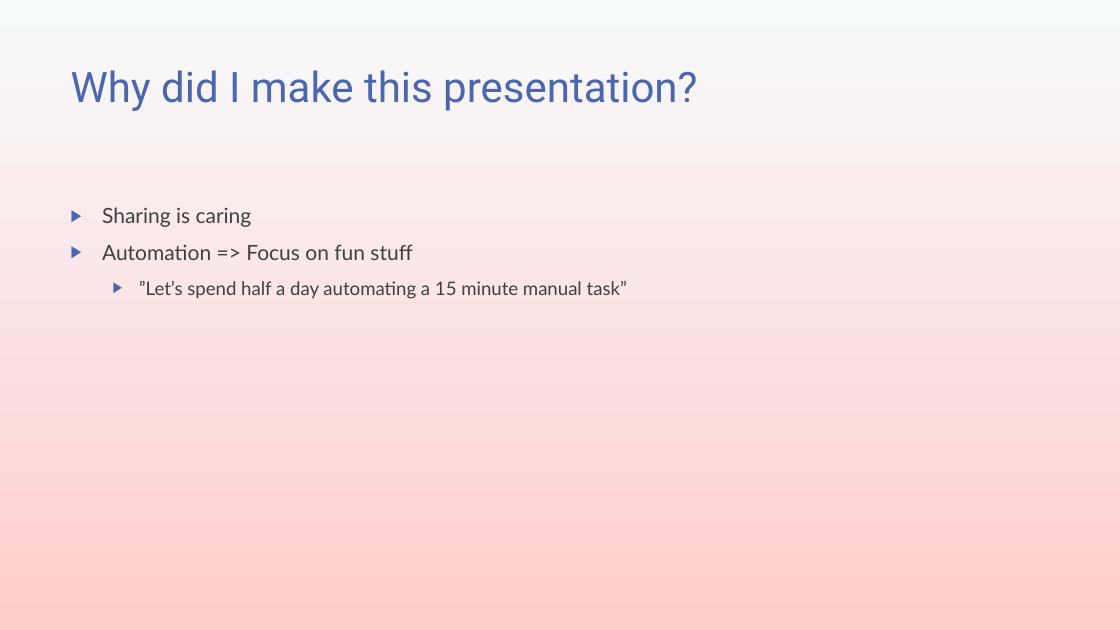
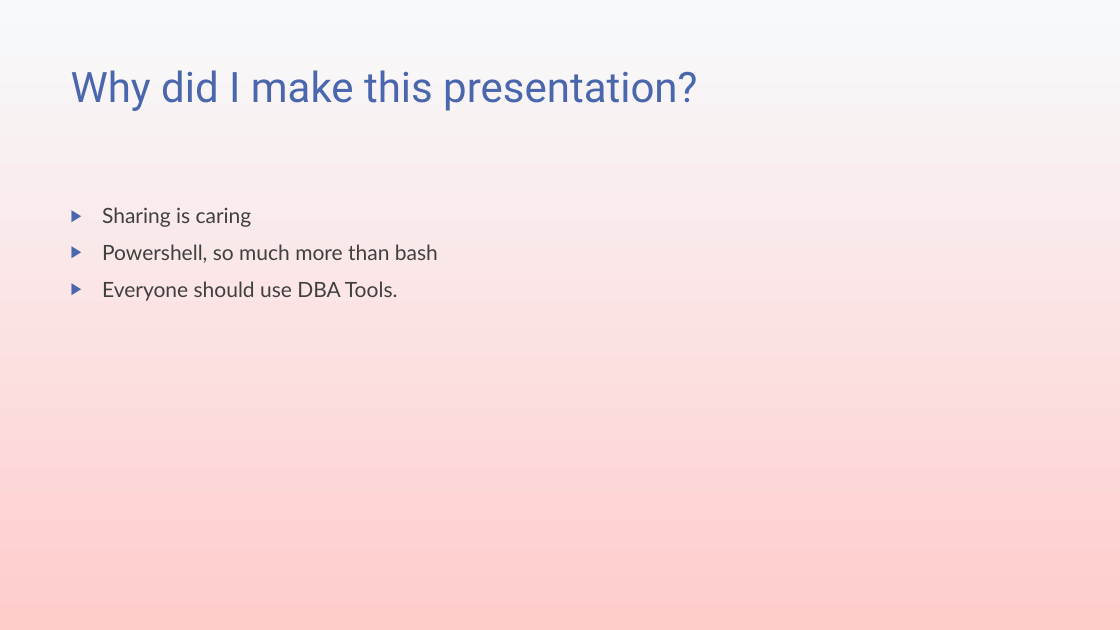
Before and after one commit to transmokopter/Presentations, a slide deck: slide 4 of ILoveDBATools/ILoveDBATools.pptx (slide 5 before the commit). Drawn at 1120x630 pixels with LibreOffice and Linux fonts; fonts in the diff are those of the drawing; background and template pictures are left out. Boxes give left, top, right and bottom in pixels: in the first picture for what was removed or moved away, otherwise in the second. Text is boxed around its words. In the diff, an @@ line names an element or a change of style, - is before the commit and + after.

```diff
--- a/ILoveDBATools/ILoveDBATools.pptx
+++ b/ILoveDBATools/ILoveDBATools.pptx
@@ text at box(102, 244, 438, 301): text changed; size 16 to 18 pt @@
-▶ Automation => Focus on fun stuff
-  ▶ ”Let’s spend half a day automating a 15 minute manual task”
+▶ Powershell, so much more than bash
+▶ Everyone should use DBA Tools.
```
Also in this commit, not shown: 7 other slides changed, 1 slide added, 3 slides removed, 2 other files.
